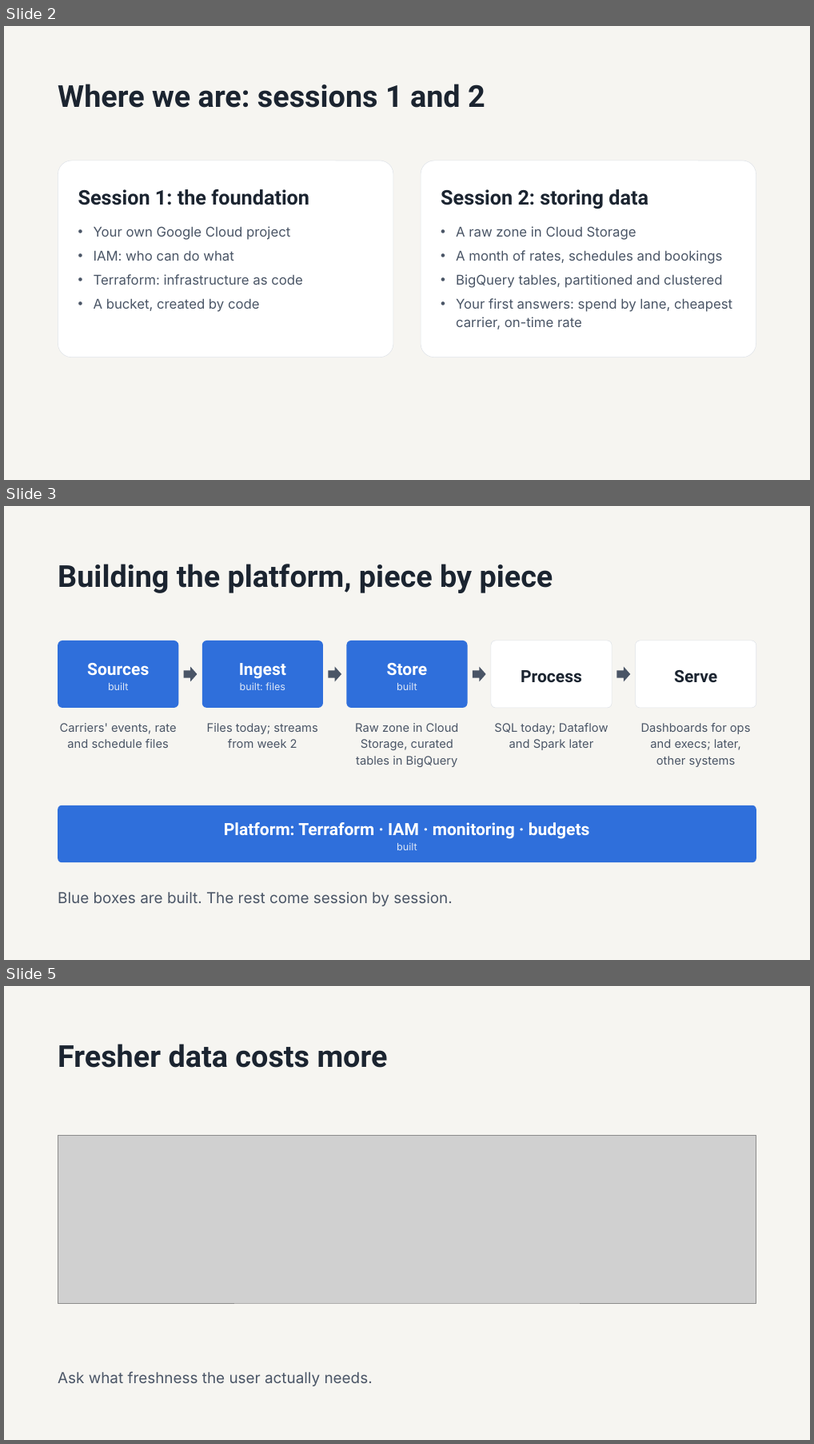
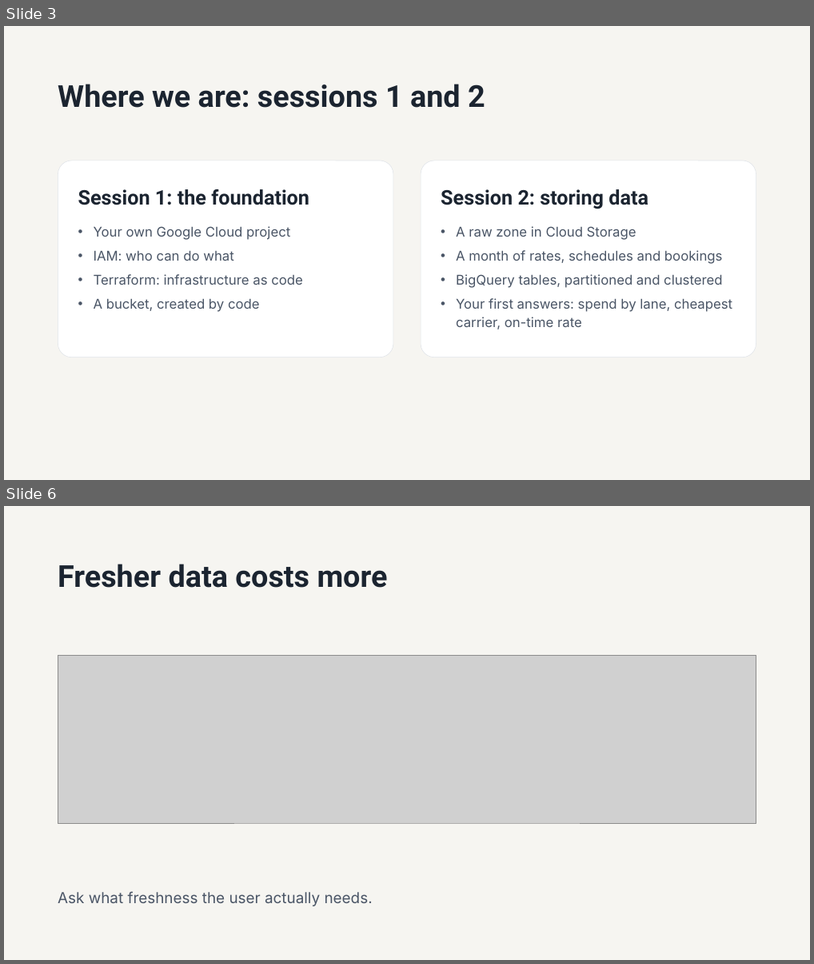
Before and after one commit to 1768SAIKUMAR/cloud-computing-srh, a slide deck: sessions/03-batch-streams-and-architecture-patterns/slides/session-03-batch-streams-and-architecture-patterns.pptx. Shown one above the other, each under a label of ours: slides 2, 3 and 5 before the commit, slides 3 and 6 after it; the slides between them are not shown. The pictures are 814x1444 and 814x964 pixels, drawn with LibreOffice and Linux fonts; fonts in the diff are those of the drawing; grey boxes stand for pictures. Boxes give left, top, right and bottom in pixels: in the first picture for what was removed or moved away, otherwise in the second. Text is boxed around its words. In the diff, an @@ line names an element or a change of style, - is before the commit and + after.

```diff
--- a/sessions/03-batch-streams-and-architecture-patterns/slides/session-03-batch-streams-and-architecture-patterns.pptx
+++ b/sessions/03-batch-streams-and-architecture-patterns/slides/session-03-batch-streams-and-architecture-patterns.pptx
@@ slide 3 removed at [4,506,810,960], background #F6F5F1 @@
@@ title removed at [58,564,554,593] @@
-Building the platform, piece by piece
@@ group removed at [58,640,468,767]: 6 texts, 3 rounded rectangles, 2 right arrows @@
-Sources
-built
-Carriers' events, rate and schedule files
-Ingest
-built: files
-Files today; streams from week 2
-Store
-built
-Raw zone in Cloud Storage, curated tables in BigQuery
@@ group removed at [473,640,757,767]: 4 texts, 2 right arrows, 2 rounded rectangles @@
-Process
-SQL today; Dataflow and Spark later
-Serve
-Dashboards for ops and execs; later, other systems
@@ rounded rectangle removed at [58,805,757,862] @@
@@ text removed at [224,822,590,850] @@
-Platform: Terraform · IAM · monitoring · budgets
-built
@@ text removed at [58,892,452,906] @@
-Blue boxes are built. The rest come session by session.
@@ what was slide 2 is now slide 3 @@
@@ what was slide 5 is now slide 6 @@
```
Also in this commit, not shown: 1 slide changed, 3 slides added.
